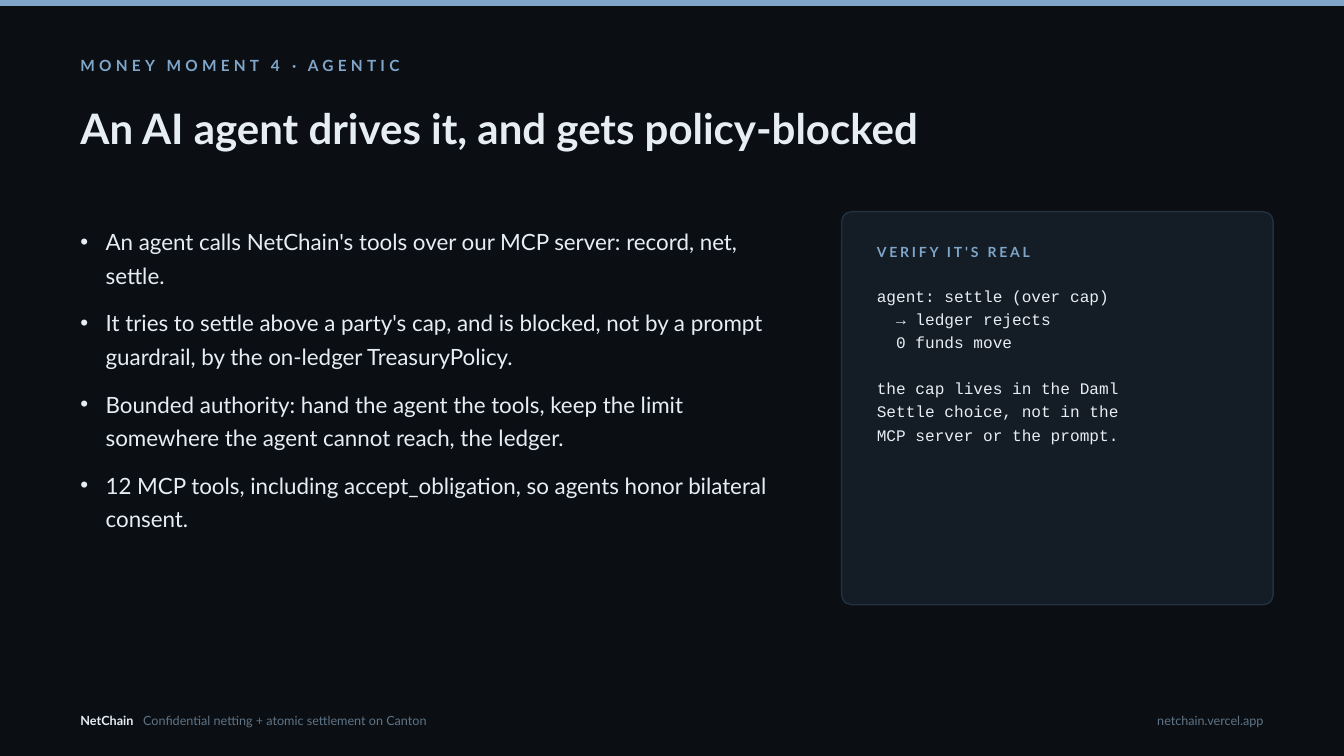
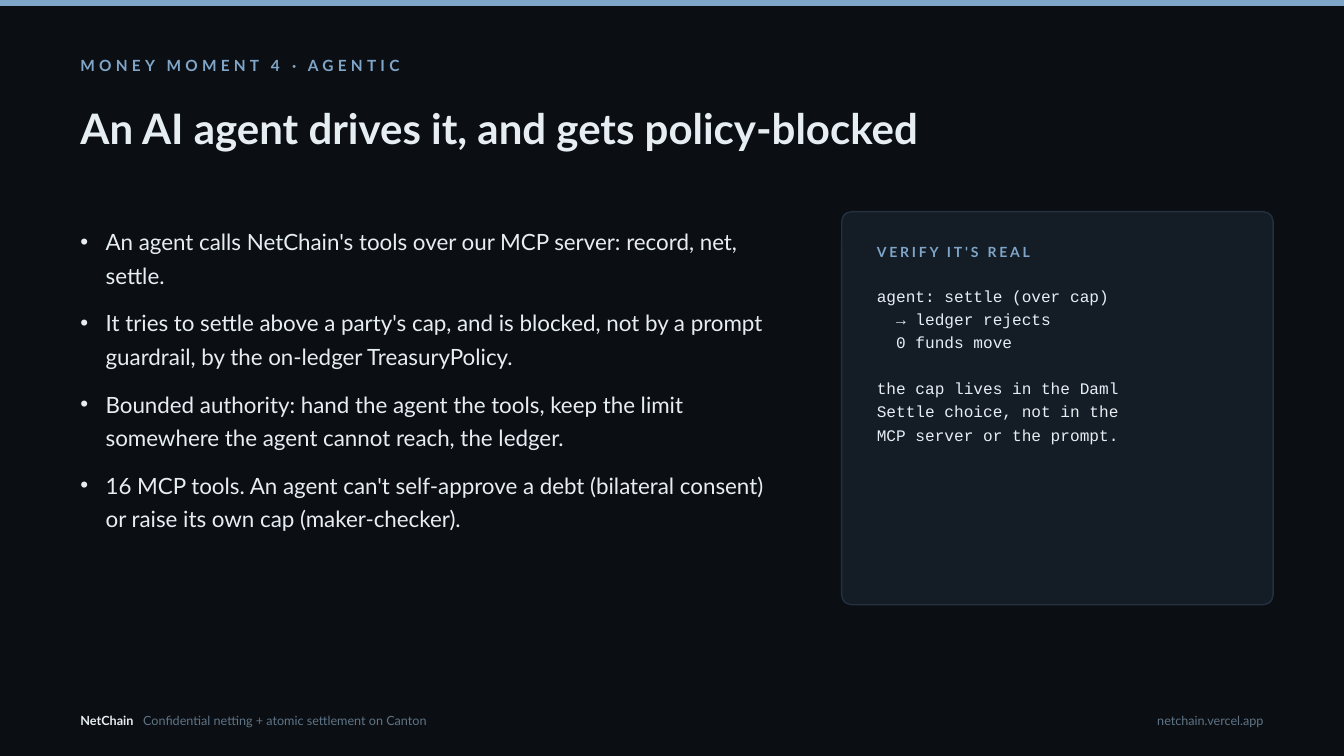
Before and after one commit to manjeetsharma0796/Net-chain, a slide deck: slide 8 of docs/deck/NetChain-Pitch.pptx. Drawn at 1344x756 pixels with LibreOffice and Linux fonts; fonts in the diff are those of the drawing. Boxes give left, top, right and bottom in pixels: in the first picture for what was removed or moved away, otherwise in the second. Text is boxed around its words. In the diff, an @@ line names an element or a change of style, - is before the commit and + after.

Commit message:
feat/docs(T65): MCP cap-governance tools (16), deck + verification pkg id v1.0.4, TASKS T65/T66

```diff
--- a/docs/deck/NetChain-Pitch.pptx
+++ b/docs/deck/NetChain-Pitch.pptx
@@ text at bbox=[106, 477, 763, 531]: text changed @@
-• 12 MCP tools, including accept_obligation, so agents honor bilateral consent.
+• 16 MCP tools. An agent can't self-approve a debt (bilateral consent) or raise its own cap (maker-checker).
```
Also in this commit, not shown: 1 other slide changed, 4 other files.
